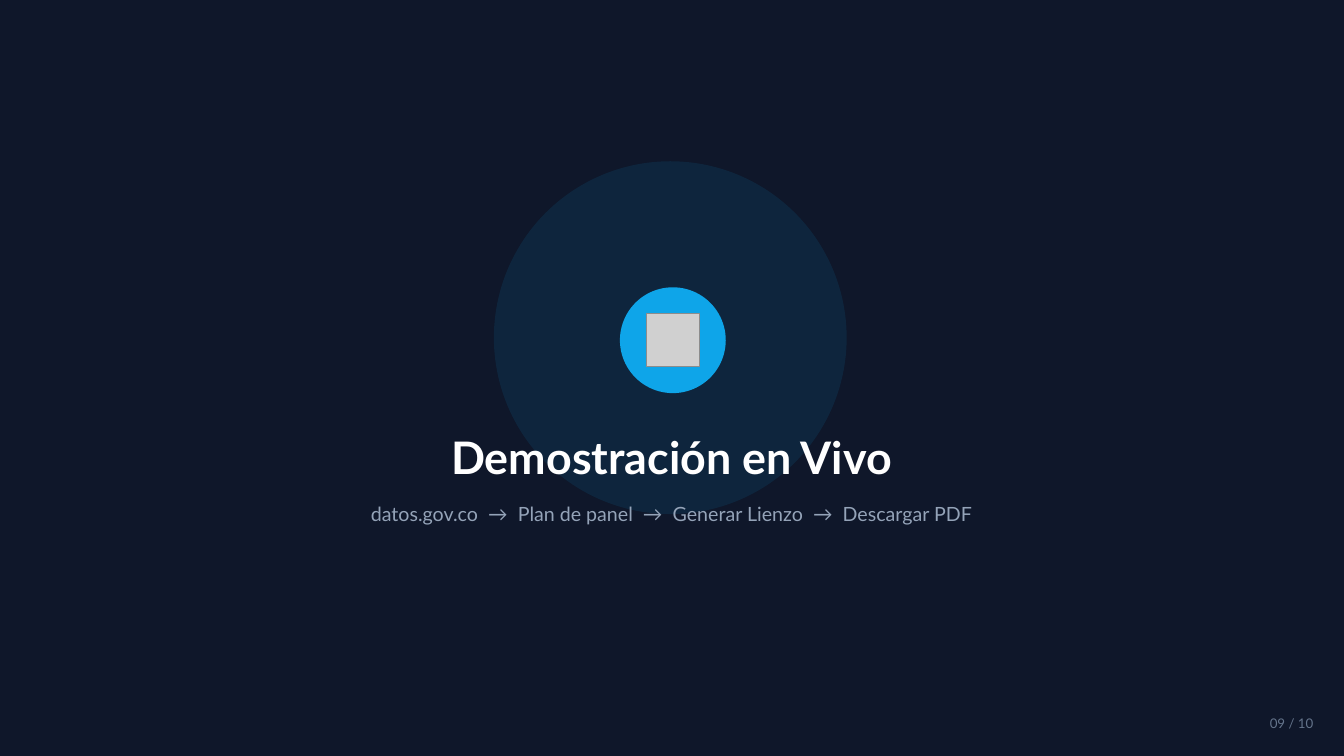
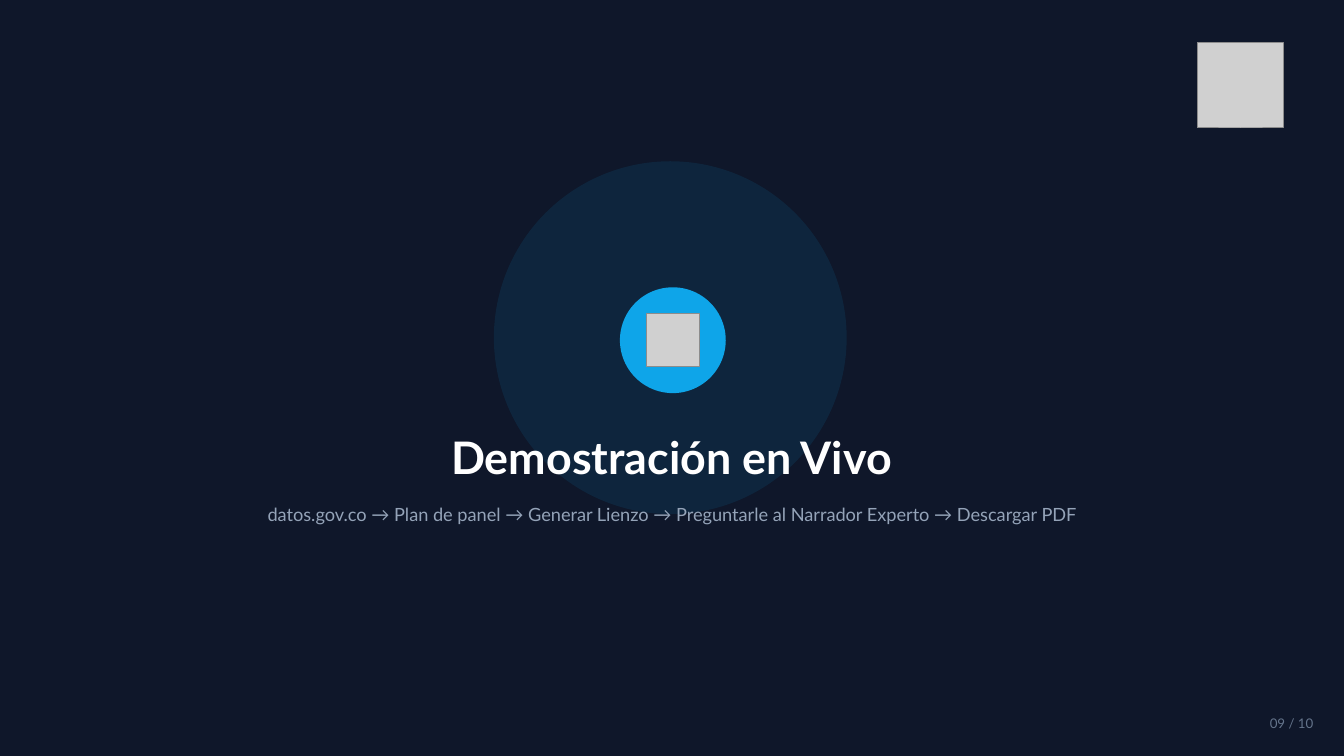
Before and after one commit to gonxin2025/Rosal-BI, a slide deck: slide 9 of presentacion/El_Rosal_Lienzo_Ejecutivo.pptx. Drawn at 1344x756 pixels with LibreOffice and Linux fonts; fonts in the diff are those of the drawing; grey boxes stand for pictures. Boxes give left, top, right and bottom in pixels: in the first picture for what was removed or moved away, otherwise in the second. Text is boxed around its words. In the diff, an @@ line names an element or a change of style, - is before the commit and + after.

Commit message:
Rosal BI 0.5.0: rediseño, estadística real, IA conectada, docs actualizados
- Motor estadístico real (desviación estándar, correlación, atípicos)
- Proyecciones con rango de confianza
- Chat con IA real (Narrador Experto) vía n8n, con memoria de conversación
- Corrige bug: columnas tipo tasa se sumaban en vez de promediarse
- Corrige bug: el webhook de n8n leía el body en el lugar equivocado
- Documentación actualizada (arquitectura, manual, metodología, roadmap)
- Presentación con logo real integrado

```diff
--- a/presentacion/El_Rosal_Lienzo_Ejecutivo.pptx
+++ b/presentacion/El_Rosal_Lienzo_Ejecutivo.pptx
@@ picture added at (1198, 42, 1284, 128) @@
@@ text at (268, 507, 1077, 525): text changed; size 14 to 13 pt @@
-datos.gov.co → Plan de panel → Generar Lienzo → Descargar PDF
+datos.gov.co → Plan de panel → Generar Lienzo → Preguntarle al Narrador Experto → Descargar PDF
```
Also in this commit, not shown: 8 other slides changed, 1 slide added, 1 slide removed, 12 other files.
